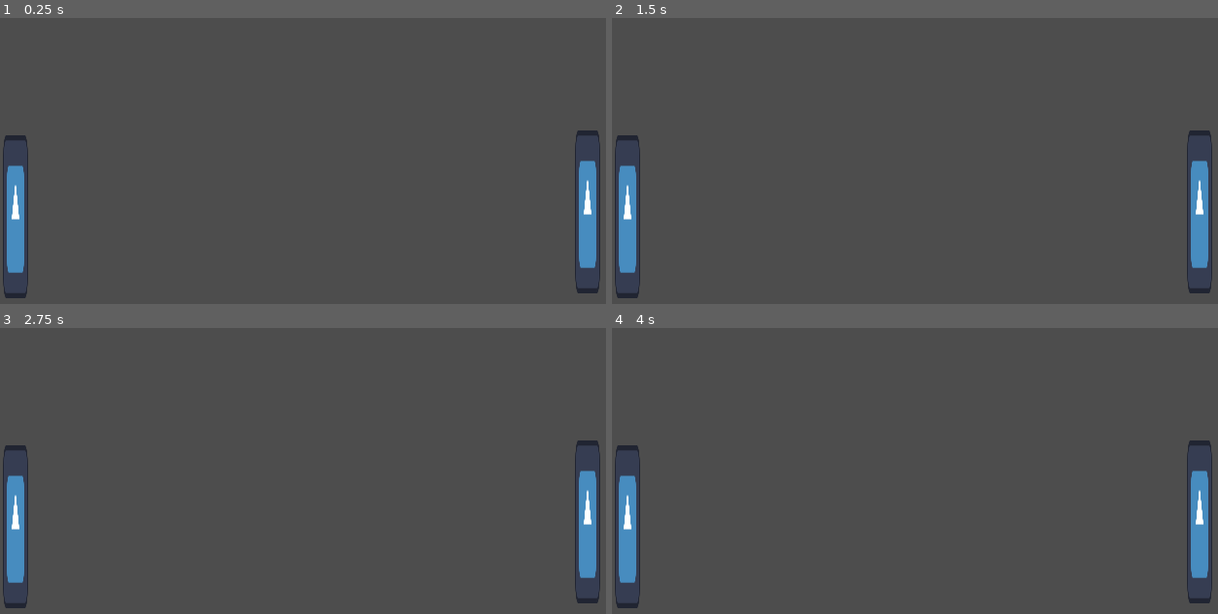
Above: before the commit, frames 1-4 (two rows, left to right).
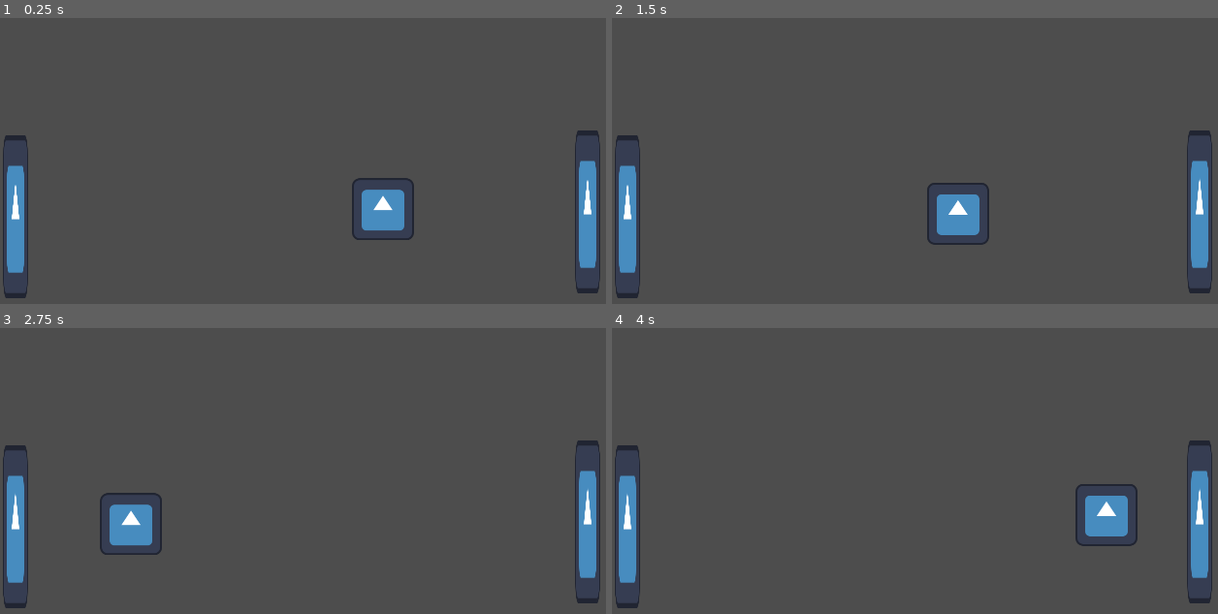
Above: after the commit, the same moments.

Repository: Nstamour-art/Pong
Game: Godot game, scene res://scenes/main.tscn
The game is run twice, just before and just after one commit, with the same random seed, the same clock (stepped at 60 frames per second) and the same inputs. The engine's default icon, where the game draws it, is replaced by a stand-in: a white triangle on a blue panel in a dark square.
Inputs:
- Up to frame 1 (0.25 s): no input
- Up to frame 2 (1.5 s): no input
- Up to frame 3 (2.75 s): no input
- Up to frame 4 (4 s): no input

The runs differ from the first frame. In frame 1, 1.3% of the frame differs, in the area x 58-69%, y 55-78%; in frame 2, 1.3%; in frame 3, 1.3%, in the area x 1-98%, y 52-87%; in frame 4, 1.3%.

Commit message:
Complete Ball script and add marker 2d as starting point for ball
Fixed paddle rebound functionality and updated where the ball starts.

Diff:
--- a/ball.tscn
+++ b/ball.tscn
@@ -7,6 +7,7 @@
 radius = 32.0624
 
 [node name="Ball" type="CharacterBody2D"]
+collision_mask = 3
 script = ExtResource("1_41u45")
 
 [node name="Sprite2D" type="Sprite2D" parent="."]
--- a/project.godot
+++ b/project.godot
@@ -19,6 +19,10 @@
 
 window/size/viewport_width=640
 window/size/viewport_height=480
+
+[global_group]
+
+paddles=""
 
 [input]
 
@@ -68,14 +72,14 @@
 "res://scripts/player.gd": PackedInt32Array(3)
 }
 project/editorState=[{
-"column": 83,
+"column": 0,
 "line": 9,
 "path": "res://scripts/player.gd",
 "type": "file"
 }, {
-"column": 8,
+"column": 57,
 "current": true,
-"line": 16,
+"line": 30,
 "path": "res://scripts/ball.gd",
 "type": "file"
 }]
--- a/scenes/main.tscn
+++ b/scenes/main.tscn
@@ -1,6 +1,7 @@
-[gd_scene load_steps=3 format=3 uid="uid://lhamgu607b0u"]
+[gd_scene load_steps=4 format=3 uid="uid://lhamgu607b0u"]
 
 [ext_resource type="PackedScene" uid="uid://dj8l1hi574h0o" path="res://scenes/player.tscn" id="1_o5qli"]
+[ext_resource type="PackedScene" uid="uid://b60f4b6aaxk3f" path="res://ball.tscn" id="2_0wfyh"]
 
 [sub_resource type="WorldBoundaryShape2D" id="WorldBoundaryShape2D_o5qli"]
 
@@ -24,3 +25,11 @@
 [node name="CollisionShape2D" type="CollisionShape2D" parent="Wall3"]
 rotation = 3.14159
 shape = SubResource("WorldBoundaryShape2D_o5qli")
+
+[node name="Ball" parent="." node_paths=PackedStringArray("marker") instance=ExtResource("2_0wfyh")]
+position = Vector2(310, 233)
+marker = NodePath("../Marker2D")
+
+[node name="Marker2D" type="Marker2D" parent="."]
+position = Vector2(320, 232)
+gizmo_extents = 9.9
--- a/scenes/player.tscn
+++ b/scenes/player.tscn
@@ -7,7 +7,7 @@
 radius = 4.0
 height = 58.0
 
-[node name="Player" type="CharacterBody2D"]
+[node name="Player" type="CharacterBody2D" groups=["paddles"]]
 scale = Vector2(3, 3)
 collision_layer = 2
 collision_mask = 3
--- a/scripts/ball.gd
+++ b/scripts/ball.gd
@@ -2,16 +2,37 @@
 
 
 @export var SPEED = 300.0
+@export var marker: Marker2D
+
+func _ready() -> void:
+    reset_ball()
 
 
 func reset_ball() -> void:
-    position = get_viewport_rect().size / 2
+    position = marker.global_position
 
-    var x_dir = [-1, 1].pick_random()
-    var y_dir = randf_range(-0.5, 0.5)
+    var direction: Vector2
 
-    velocity = Vector2(x_dir, y_dir).normalized() * SPEED
+    direction.x = [-1, 1].pick_random()
+    direction.y = randf_range(-0.5, 0.5)
+
+    velocity = direction.normalized() * SPEED
 
 
 func _physics_process(delta: float) -> void:
-    pass
+    var collision = move_and_collide(velocity * delta)
+
+    if collision:
+        var collider = collision.get_collider()
+        print(collider.name)
+
+        if collider.is_in_group("paddles"):
+            var paddle_shape = collision.get_collider_shape()
+            var paddle_height = paddle_shape.shape.height
+            var relative_y = (global_position.y - collider.global_position.y) / (paddle_height / 2)
+
+            var new_direction = Vector2(-sign(velocity.x), relative_y)
+            velocity = new_direction.normalized() * SPEED
+
+        else:
+            velocity = velocity.bounce(collision.get_normal()).normalized() * SPEED
